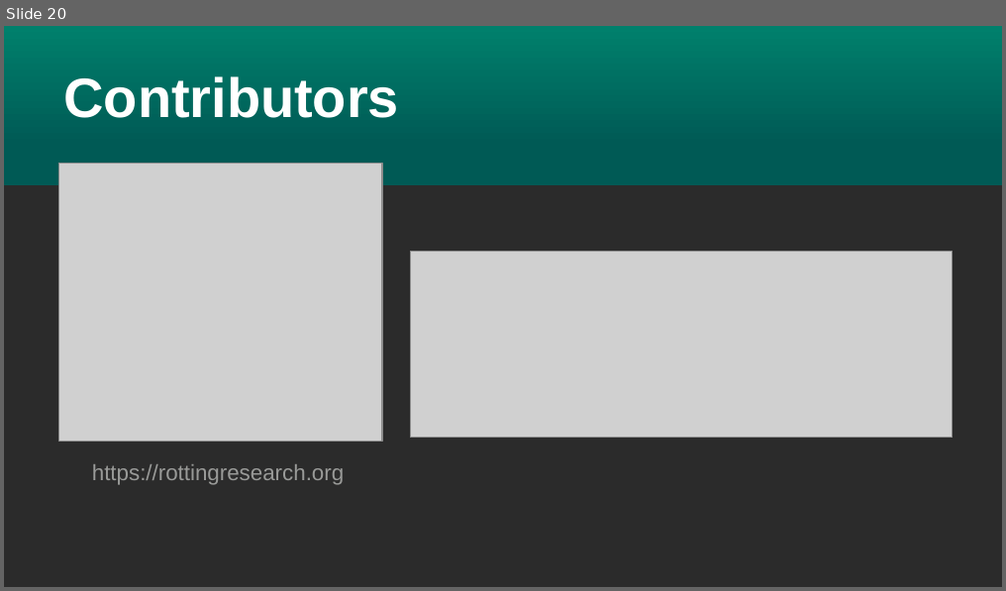
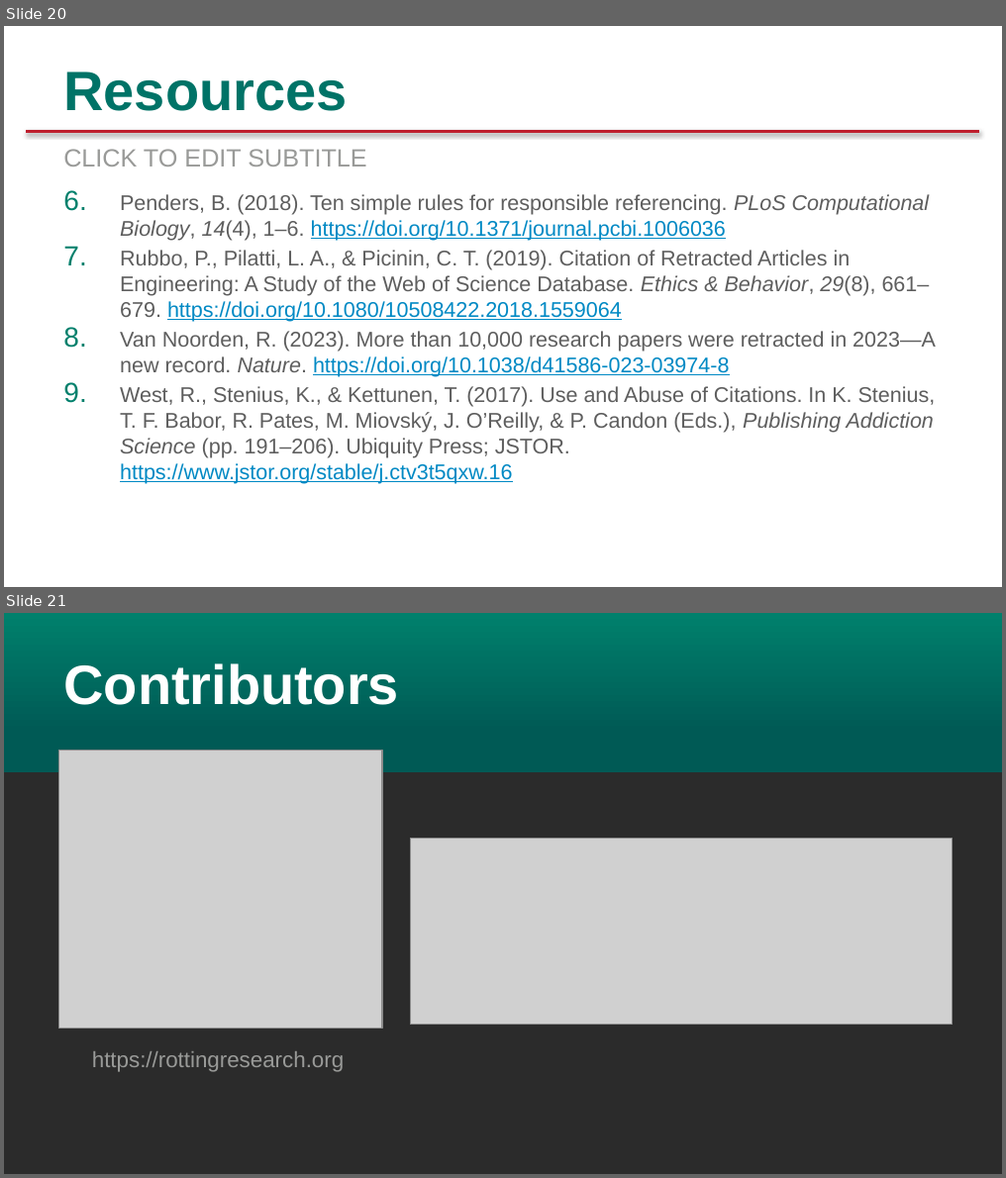
Before and after one commit to rottingresearch/rottingresearch, a slide deck: Presentations/ALA LibLearnX 2024/LibLearnX-2024-ALA.pptx. Shown one above the other, each under a label of ours: slide 20 before the commit, slides 20 and 21 after it. The pictures are 1006x591 and 1006x1178 pixels, drawn with LibreOffice and Linux fonts; fonts in the diff are those of the drawing; grey boxes stand for pictures; background and template pictures are left out; a plain dark background stands for a picture behind light text. Boxes give left, top, right and bottom in pixels: in the first picture for what was removed or moved away, otherwise in the second. Text is boxed around its words. In the diff, an @@ line names an element or a change of style, - is before the commit and + after.

```diff
--- a/Presentations/ALA LibLearnX 2024/LibLearnX-2024-ALA.pptx
+++ b/Presentations/ALA LibLearnX 2024/LibLearnX-2024-ALA.pptx
@@ slide 20 added at (x1=4, y1=26, x2=1002, y2=587), background picture (left out) @@
@@ title added at (x1=63, y1=72, x2=347, y2=111), 40 pt, text #007367, bold @@
+Resources
@@ line added from (26, 131) to (980, 131), #BE1E2D 2 pt @@
@@ text added at (x1=63, y1=149, x2=366, y2=167), 18 pt, text #999A98 @@
+CLICK TO EDIT SUBTITLE
@@ text added at (x1=120, y1=194, x2=936, y2=484), 15.4 pt, text #5E5E5E @@
+6. Penders, B. (2018). Ten simple rules for responsible referencing. PLoS Computational Biology, 14(4), 1–6. https://doi.org/10.1371/journal.pcbi.1006036
+7. Rubbo, P., Pilatti, L. A., & Picinin, C. T. (2019). Citation of Retracted Articles in Engineering: A Study of the Web of Science Database. Ethics & Behavior, 29(8), 661–679. https://doi.org/10.1080/10508422.2018.1559064
+8. Van Noorden, R. (2023). More than 10,000 research papers were retracted in 2023—A new record. Nature. https://doi.org/10.1038/d41586-023-03974-8
+9. West, R., Stenius, K., & Kettunen, T. (2017). Use and Abuse of Citations. In K. Stenius, T. F. Babor, R. Pates, M. Miovský, J. O’Reilly, & P. Candon (Eds.), Publishing Addiction Science (pp. 191–206). Ubiquity Press; JSTOR. https://www.jstor.org/stable/j.ctv3t5qxw.16
@@ what was slide 20 is now slide 21 @@
```
Also in this commit, not shown: 14 slides changed, 3 other slides added, 3 slides removed, 1 other file.
